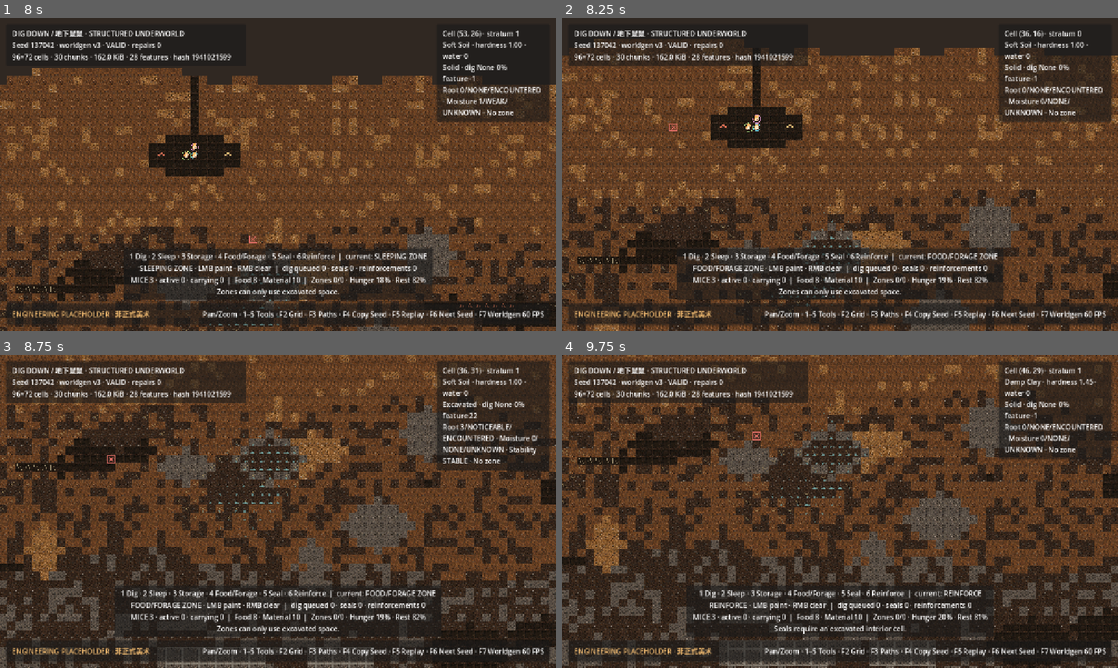
Above: before the commit, frames 1-4 (two rows, left to right).
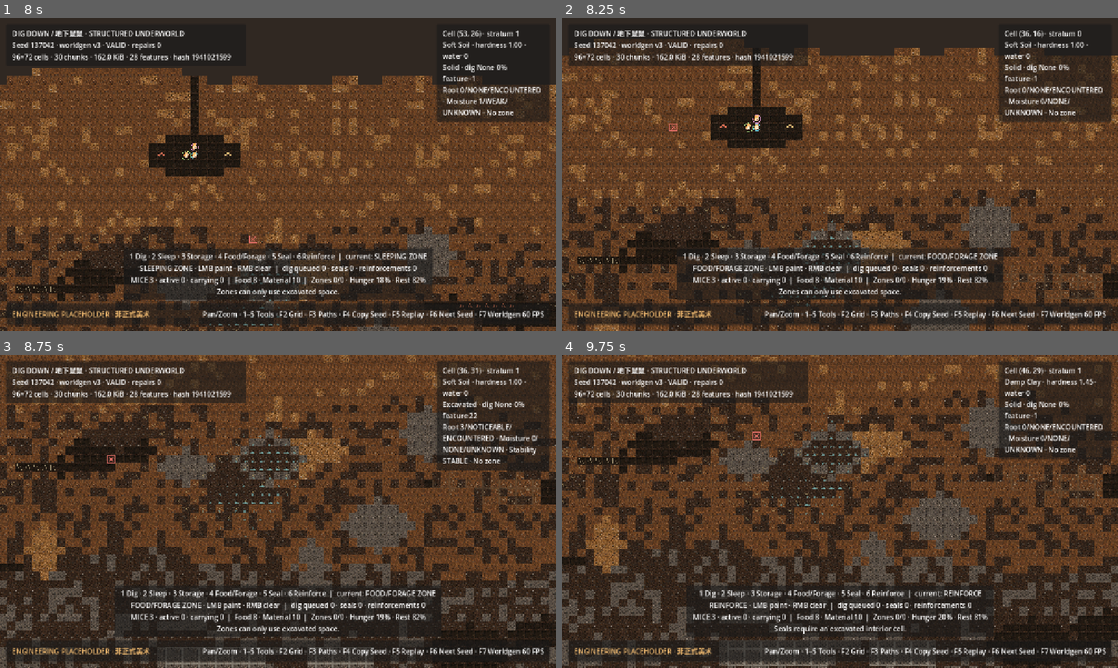
Above: after the commit, the same moments.

Repository: nardo-kong/popodig
Game: Godot game, scene res://scenes/app/game_app.tscn
The game is run twice, just before and just after one commit, with the same random seed, the same clock (stepped at 60 frames per second) and the same inputs.
Inputs (mouse positions are in pixels of both pictures, inside the frame that each line leads up to):
- Up to frame 1 (8 s): tap Enter at 0.5, 3.5 s; move the mouse to (250, 237) at 0.52 s; hold W 0.53-1.25 s; tap 1 at 0.6 s; click (250, 237) at 0.67 s; tap Space at 0.77, 2, 3.77, 6.77 s; drag from (444, 221) to (250, 237) at 1.27 s; move the mouse to (111, 127) at 2.02 s; hold A 2.03-2.75 s; tap 3 at 2.1 s; click (111, 127) at 2.17 s; drag from (305, 174) to (111, 127) at 2.77 s; move the mouse to (194, 96) at 3.52 s; hold S 3.53-4.25 s; tap 5 at 3.6 s; click (194, 96) at 3.67 s; drag from (400, 158) to (194, 96) at 4.27 s; move the mouse to (166, 190) at 5.02 s; hold W 5.03-5.75 s; tap M at 5.1 s; click (166, 190) at 5.17 s; drag from (333, 105) to (166, 190) at 5.77 s; move the mouse to (250, 237) at 6.52 s; hold D 6.53-7.25 s; tap 2 at 6.6 s; click (250, 237) at 6.67 s; drag from (444, 221) to (250, 237) at 7.27 s
- Up to frame 2 (8.25 s): move the mouse to (673, 127) at 8.02 s; hold S from 8.03 s (still down); tap 4 at 8.1 s; click (673, 127) at 8.17 s
- Up to frame 3 (8.75 s): keep holding S
- Up to frame 4 (9.75 s): release S at 8.75 s; drag from (867, 511) to (673, 464) at 8.77 s; move the mouse to (756, 433) at 9.52 s; hold W from 9.53 s (still down); tap 6 at 9.6 s; click (756, 433) at 9.67 s

Frame 1 is identical in both runs. In frame 2, less than 0.1% of the frame differs, in the area x 80-97%, y 79-91%; in frame 3, 0.1%, in the area x 78-97%, y 37-49%; in frame 4, less than 0.1%.

Commit message:
stability: add legible rubble state and multi-support reinforce demo

Diff:
--- a/src/domain/features/stability_system.gd
+++ b/src/domain/features/stability_system.gd
@@ -516,6 +516,7 @@
 			_deadlines.erase(cell)
 			_note_critical_removed(cell)
 			_world.set_stability_base(cell, 0)
+			_world.set_rubble(cell, true)
 			filled.append(cell)
 	_collapsed_cells_total += filled.size()
 	if not filled.is_empty():
--- a/src/domain/world/cell_data.gd
+++ b/src/domain/world/cell_data.gd
@@ -35,6 +35,7 @@
 var exterior := false
 var sealed := false
 var reinforced := false
+var rubble := false
 
 
 func is_solid() -> bool:
--- a/src/domain/world/world_grid.gd
+++ b/src/domain/world/world_grid.gd
@@ -20,6 +20,7 @@
 const CELL_FLAG_LANDMARK := 4
 const CELL_FLAG_SEALED := 32
 const CELL_FLAG_REINFORCED := 64
+const CELL_FLAG_RUBBLE := 128
 const CELL_FLAG_STRATUM_SHIFT := 3
 const CELL_FLAG_STRATUM_MASK := 24
 
@@ -96,6 +97,7 @@
 	cell.exterior = (_cell_flags[index] & CELL_FLAG_EXTERIOR) != 0
 	cell.sealed = (_cell_flags[index] & CELL_FLAG_SEALED) != 0
 	cell.reinforced = (_cell_flags[index] & CELL_FLAG_REINFORCED) != 0
+	cell.rubble = (_cell_flags[index] & CELL_FLAG_RUBBLE) != 0
 	return cell
 
 
@@ -242,6 +244,8 @@
 	if _excavated[index] == encoded:
 		return false
 	_excavated[index] = encoded
+	if value:
+		_cell_flags[index] &= ~CELL_FLAG_RUBBLE
 	_mark_cell_changed(cell_coord, CHANGE_TERRAIN | CHANGE_PATHING | CHANGE_STABILITY)
 	return true
 
@@ -308,6 +312,26 @@
 	else:
 		_cell_flags[index] &= ~CELL_FLAG_REINFORCED
 	_mark_cell_changed(cell_coord, CHANGE_TERRAIN | CHANGE_STABILITY)
+	return true
+
+
+func is_rubble(cell_coord: Vector2i) -> bool:
+	var index := cell_to_index(cell_coord)
+	return index >= 0 and (_cell_flags[index] & CELL_FLAG_RUBBLE) != 0
+
+
+func set_rubble(cell_coord: Vector2i, value: bool) -> bool:
+	var index := cell_to_index(cell_coord)
+	if index < 0 or _excavated[index] == 1:
+		return false
+	var current := (_cell_flags[index] & CELL_FLAG_RUBBLE) != 0
+	if current == value:
+		return false
+	if value:
+		_cell_flags[index] |= CELL_FLAG_RUBBLE
+	else:
+		_cell_flags[index] &= ~CELL_FLAG_RUBBLE
+	_mark_cell_changed(cell_coord, CHANGE_TERRAIN)
 	return true
 
 
--- a/src/presentation/app/game_app.gd
+++ b/src/presentation/app/game_app.gd
@@ -555,7 +555,7 @@
 				String(feature.metadata.get("lifecycle_state", "REVEALED")),
 				int(feature.metadata.get("reserve_units", feature.metadata.get("food_reserve_units", 0))),
 			]
-	inspector_label.text = "Cell (%d, %d) · stratum %d\n%s · hardness %.2f · water %d%s\n%s · dig %s %.0f%%%s%s\n%s\n%s · %s" % [
+	inspector_label.text = "Cell (%d, %d) · stratum %d\n%s · hardness %.2f · water %d%s%s\n%s · dig %s %.0f%%%s%s\n%s\n%s · %s" % [
 		cell.coord.x,
 		cell.coord.y,
 		cell.stratum_id,
@@ -563,6 +563,7 @@
 		cell.hardness,
 		cell.water_units,
 		" · SEALED" if cell.sealed else "",
+		" · RUBBLE" if cell.rubble else "",
 		"EXTERIOR" if cell.is_exterior() else ("Excavated" if cell.is_traversable() else "Solid"),
 		_dig_state_name(cell.dig_state),
 		cell.dig_progress * 100.0,
@@ -957,36 +958,43 @@
 	match mode:
 		"reinforce":
 			var start_cell: Vector2i = world_grid.metadata.start_cell
-			var request_cell := Vector2i(-1, -1)
+			var request_cells: Array[Vector2i] = []
 			for candidate_cell: Vector2i in tunnel_cells:
 				if String(stability.inspect_request(candidate_cell)) != "OK":
 					continue
 				if path_service.find_path(start_cell, candidate_cell).is_empty():
 					continue
-				request_cell = candidate_cell
-				break
-			if request_cell.x < 0:
+				request_cells.append(candidate_cell)
+			if request_cells.is_empty():
 				GameLog.failure("QA", "Phase 8 Reinforce demo found no connected ceiling candidate")
 				return
-			var supply_cell := Vector2i(-1, -1)
-			for neighbor: Vector2i in world_grid.get_cardinal_neighbors(request_cell):
+			var supply_cell: Vector2i = world_grid.metadata.start_cell
+			for neighbor: Vector2i in world_grid.get_cardinal_neighbors(request_cells[0]):
 				if path_service.is_walkable(neighbor):
 					supply_cell = neighbor
 					break
-			colony_simulation.add_item_pile("GENERAL_MATERIAL", supply_cell if supply_cell.x >= 0 else request_cell, 2)
-			var request: Dictionary = colony_simulation.request_reinforce(request_cell)
-			if not bool(request.get("ok", false)):
-				GameLog.failure("QA", "Phase 8 Reinforce demo request rejected: %s" % String(request.get("reason_code", "?")))
+			colony_simulation.add_item_pile("GENERAL_MATERIAL", supply_cell, request_cells.size() + 1)
+			for request_cell: Vector2i in request_cells:
+				var request: Dictionary = colony_simulation.request_reinforce(request_cell)
+				if not bool(request.get("ok", false)):
+					GameLog.failure("QA", "Phase 8 Reinforce demo request rejected: %s" % String(request.get("reason_code", "?")))
+					return
+			var reinforced_count := 0
+			for _tick: int in range(2400):
+				colony_simulation.fixed_tick(0.05)
+				reinforced_count = 0
+				for request_cell: Vector2i in request_cells:
+					if world_grid.is_reinforced(request_cell + Vector2i.UP):
+						reinforced_count += 1
+				if reinforced_count == request_cells.size():
+					break
+			if reinforced_count < request_cells.size():
+				GameLog.failure("QA", "Phase 8 Reinforce demo completed %d/%d supports" % [reinforced_count, request_cells.size()])
 				return
-			for _tick: int in range(1200):
+			for _tick: int in range(80):
 				colony_simulation.fixed_tick(0.05)
-				if world_grid.is_reinforced(request_cell + Vector2i.UP):
-					break
-			if not world_grid.is_reinforced(request_cell + Vector2i.UP):
-				GameLog.failure("QA", "Phase 8 Reinforce demo never completed autonomously")
-				return
-			for _tick: int in range(40):
-				colony_simulation.fixed_tick(0.05)
+			_last_feedback = "Reinforcement complete: %d supports stabilized the span." % request_cells.size()
+			_feedback_seconds_remaining = 30.0
 		"collapse":
 			var deadline := 6000
 			var demo_collapsed := false
--- a/src/presentation/world/world_chunk_view.gd
+++ b/src/presentation/world/world_chunk_view.gd
@@ -249,6 +249,17 @@
 func _draw_stability_information(cell_coord: Vector2i, rect: Rect2) -> void:
 	if world_grid.is_exterior(cell_coord):
 		return
+	# Collapsed rubble keeps the resolved area legible (docs/systems/09 spec §8):
+	# rough speckle over the refilled solid cells, distinct from natural terrain.
+	if world_grid.is_rubble(cell_coord) and not world_grid.is_traversable(cell_coord):
+		var rubble_hash := absi(cell_coord.x * 2246822519 + cell_coord.y * 3266489917)
+		for speck: int in range(6):
+			var sx := float((rubble_hash >> (speck * 4)) % 12) + 2.0
+			var sy := float((rubble_hash >> (speck * 5 + 3)) % 11) + 2.0
+			var radius := 0.8 + float((rubble_hash >> (speck * 2)) % 3) * 0.3
+			var tone := Color("9c8568", 0.72) if (rubble_hash >> speck) & 1 == 0 else Color("453424", 0.72)
+			draw_circle(rect.position + Vector2(sx, sy), radius, tone)
+		draw_rect(rect.grow(-1.0), Color("5d4934", 0.5), false, 1.0)
 	# Reinforced roof support (placeholder art until the Phase 11 pass).
 	if world_grid.is_reinforced(cell_coord):
 		draw_line(rect.position + Vector2(2.0, 3.0), Vector2(rect.end.x - 2.0, rect.position.y + 3.0), Color("c9a86a", 0.95), 2.0)
--- a/tests/unit/test_stability_system.gd
+++ b/tests/unit/test_stability_system.gd
@@ -50,6 +50,12 @@
 	_assert_true(not collapsed_cells.is_empty(), "A deliberately ignored critical span collapses after the grace period")
 	for x: int in range(3, 11):
 		_assert_true(not context.grid.is_excavated(Vector2i(x, 4)), "Collapsed rubble refills the excavated span (x=%d)" % x)
+		_assert_true(context.grid.is_rubble(Vector2i(x, 4)), "Collapsed cells keep a legible rubble marker (x=%d)" % x)
+	_assert_true(not context.grid.is_rubble(Vector2i(3, 6)), "Never-excavated terrain carries no rubble marker")
+	var reopened: bool = context.grid.set_excavated(Vector2i(5, 4), true, true)
+	_assert_true(reopened, "Ordinary dig can reopen a collapsed rubble cell")
+	_assert_true(context.grid.is_traversable(Vector2i(5, 4)), "Reopened rubble cell is traversable")
+	_assert_true(not context.grid.is_rubble(Vector2i(5, 4)), "Reopening a rubble cell clears the rubble marker")
 
 
 func _test_reinforcement_prevents_collapse() -> void:
Not shown, changed: art/qa/reports/phase_5_seed_batch.json
Binary file changed: art/qa/screenshots/phase_8_bounded_collapse.png
Binary file changed: art/qa/screenshots/phase_8_reinforced_support.png
